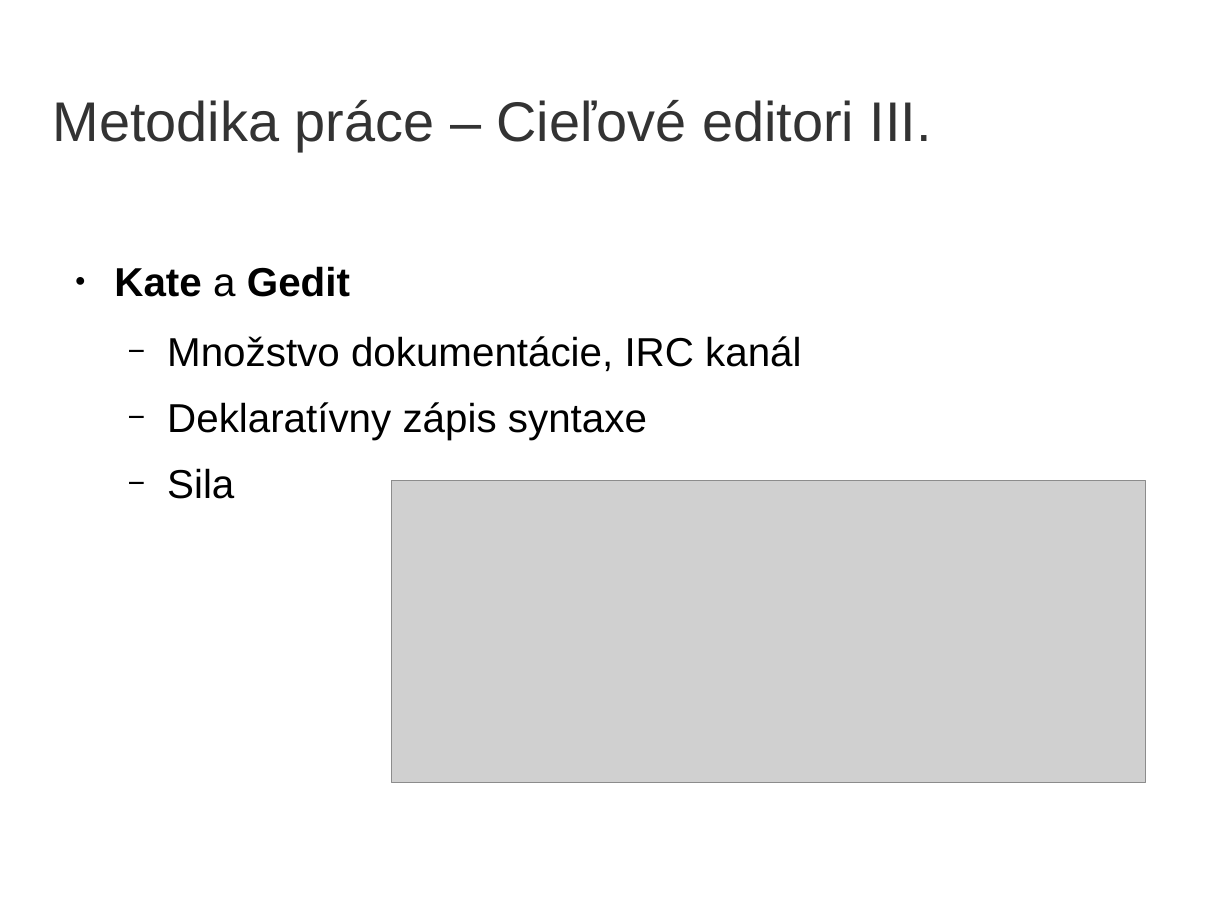
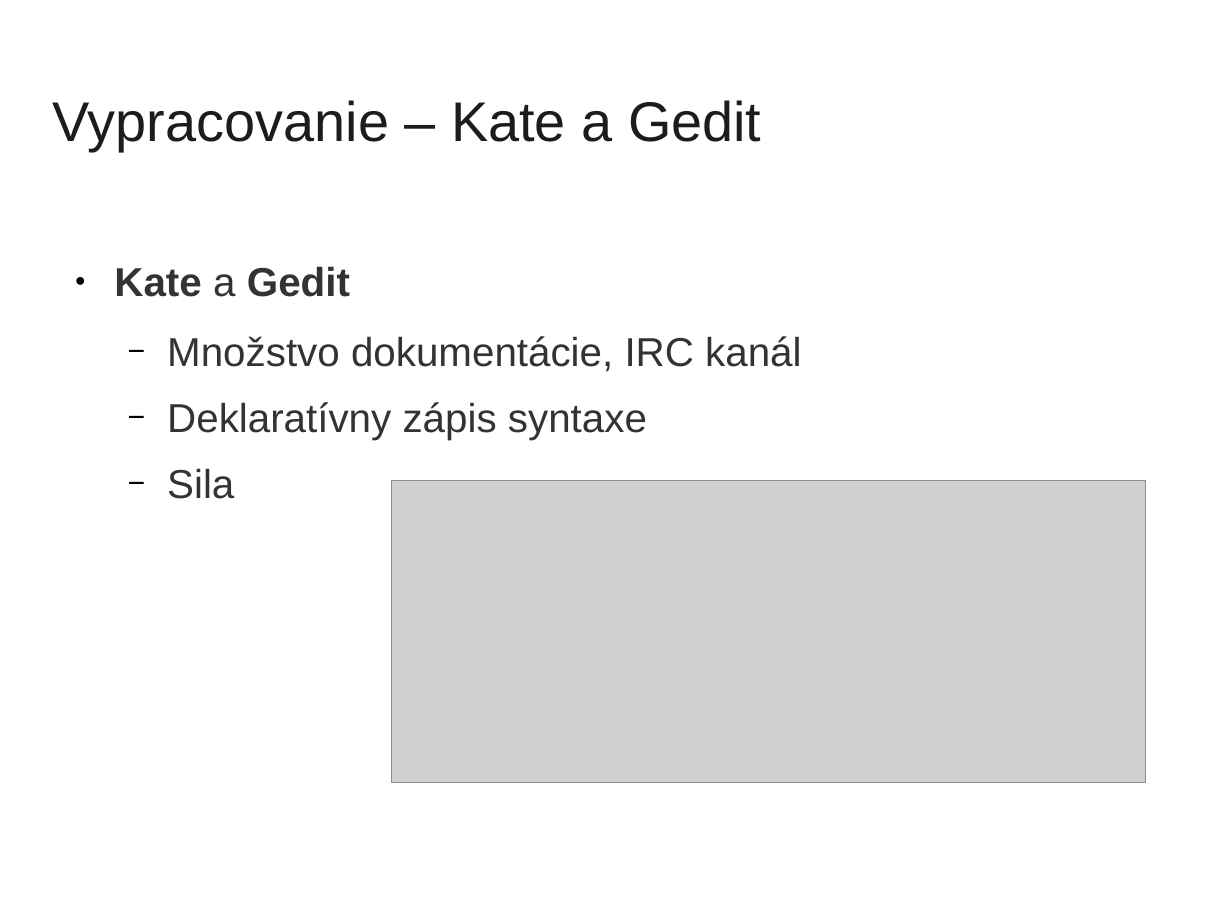
Before and after one commit to yin/syntaxer, a slide deck: slide 8 of obhajoba/bc2014-obhajoba15-prezentacia.odp (slide 10 before the commit). Drawn at 1232x924 pixels with LibreOffice and Linux fonts; fonts in the diff are those of the drawing; grey boxes stand for pictures; background and template pictures are left out. Boxes give left, top, right and bottom in pixels: in the first picture for what was removed or moved away, otherwise in the second. Text is boxed around its words. In the diff, an @@ line names an element or a change of style, - is before the commit and + after.

```diff
--- a/obhajoba/bc2014-obhajoba15-prezentacia.odp
+++ b/obhajoba/bc2014-obhajoba15-prezentacia.odp
@@ title at [53, 100, 761, 151]: text changed; text colour #333333 to #1C1C1C @@
-Metodika práce – Cieľové editori III.
+Vypracovanie – Kate a Gedit
@@ text "Kate a Gedit" at [114, 266, 801, 499]: text colour #000000 to #333333 @@
```
Also in this commit, not shown: 14 other slides changed, 11 slides added, 22 slides removed, 2 other files.
